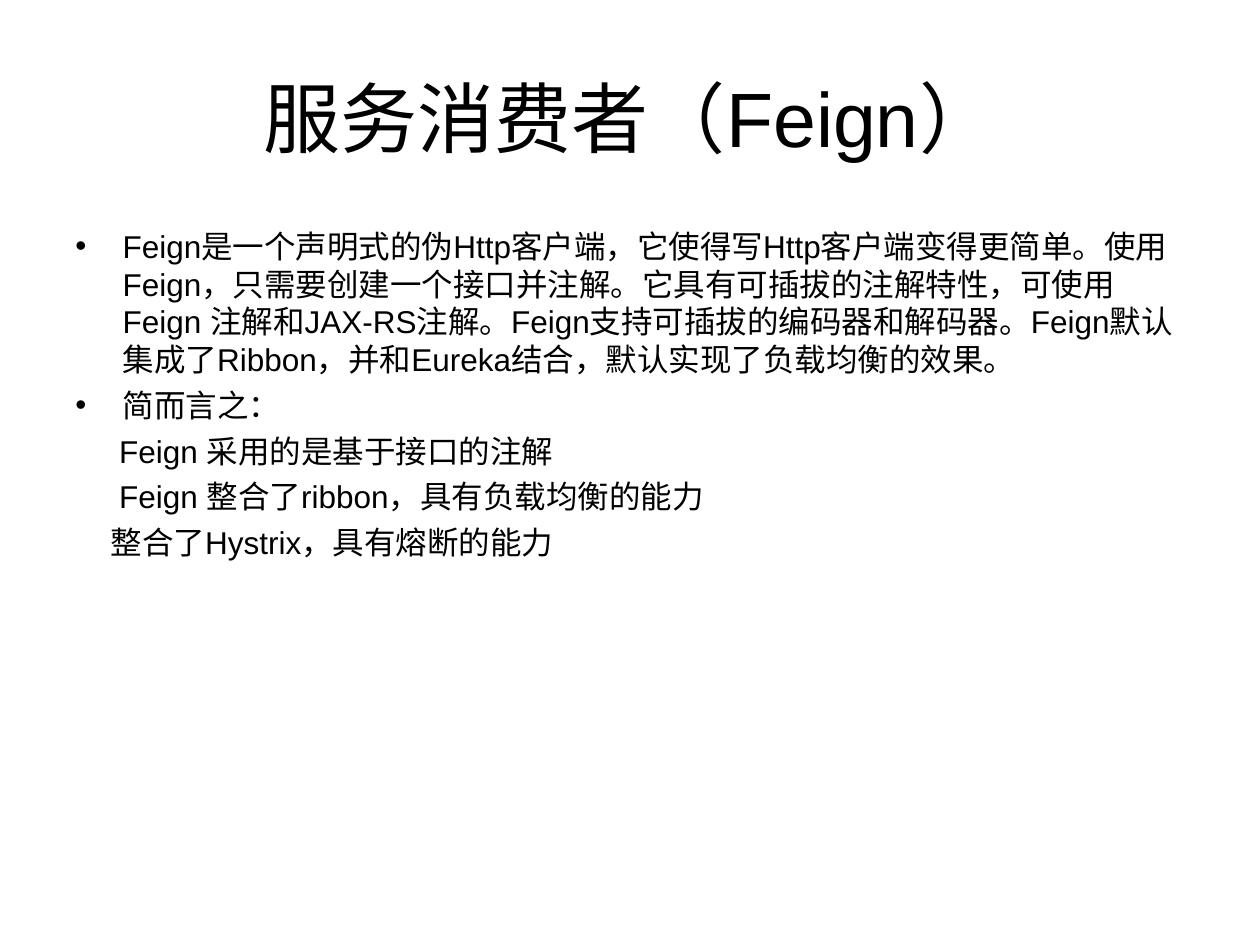
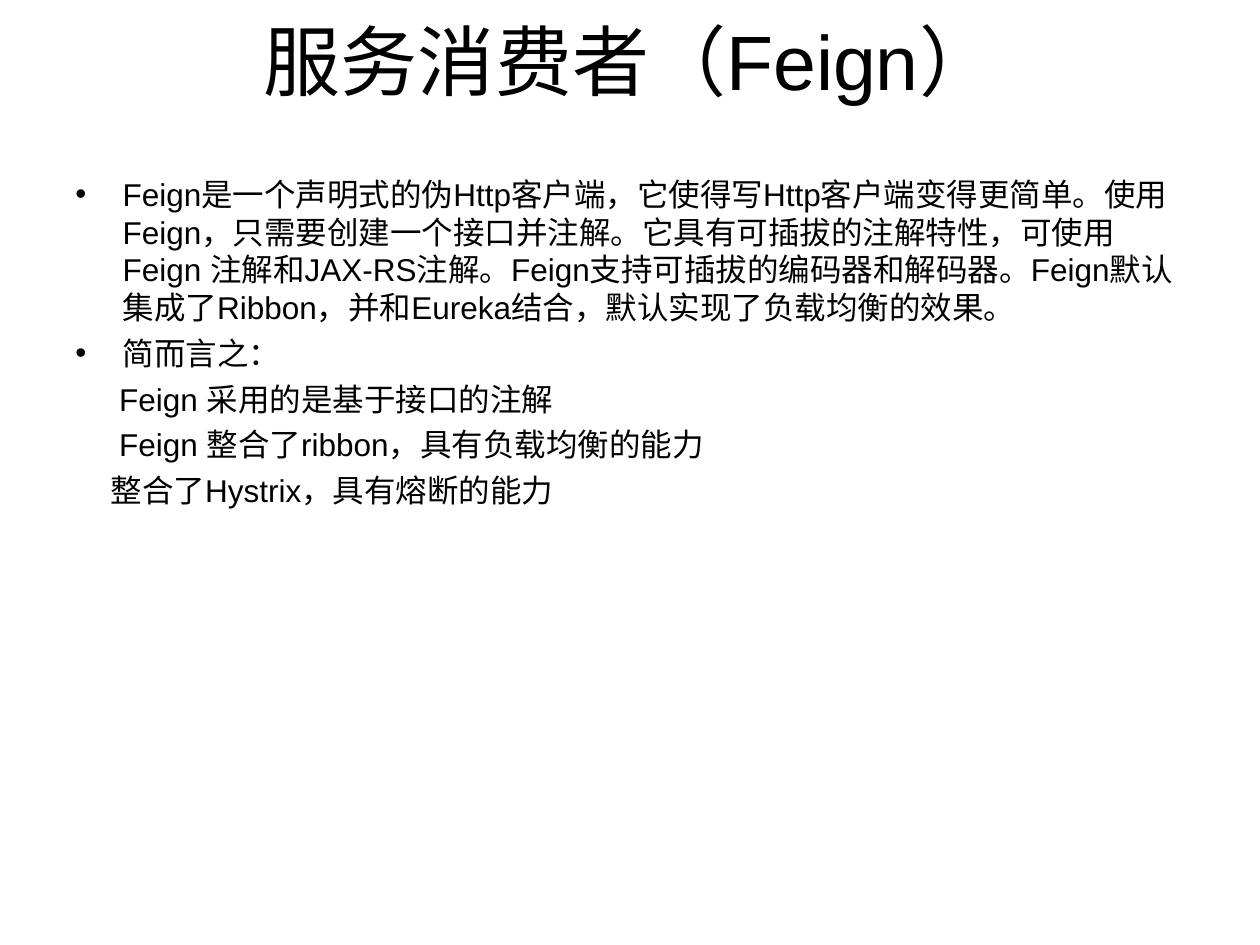
Before and after one commit to xingxingtx/SpringCloud, a slide deck: slide 14 of SpringCloud.ppt (slide 9 before the commit). Drawn at 1260x945 pixels with LibreOffice and Linux fonts; fonts in the diff are those of the drawing. Boxes give left, top, right and bottom in pixels: in the first picture for what was removed or moved away, otherwise in the second. Text is boxed around its words. In the diff, an @@ line names an element or a change of style, - is before the commit and + after.

```diff
--- a/SpringCloud.ppt
+++ b/SpringCloud.ppt
@@ title "服务消费者（Feign）": place and size @@
-title "服务消费者（Feign）" at (264,81,996,163)
+title "服务消费者（Feign）" at (264,24,996,106)
@@ text "Feign是一个声明式的伪Http客户端，它使得写Http客户端变得更简单。使用Feign，只需要创建一个接口并注解。它 ...": place and size @@
-text "Feign是一个声明式的伪Http客户端，它使得写Http客户端变得更简单。使用Feign，只需要创建一个接口并注解。它 ..." at (111,233,1173,561)
+text "Feign是一个声明式的伪Http客户端，它使得写Http客户端变得更简单。使用Feign，只需要创建一个接口并注解。它 ..." at (111,181,1173,509)
```
Also in this commit, not shown: 2 other slides changed, 5 slides added.
